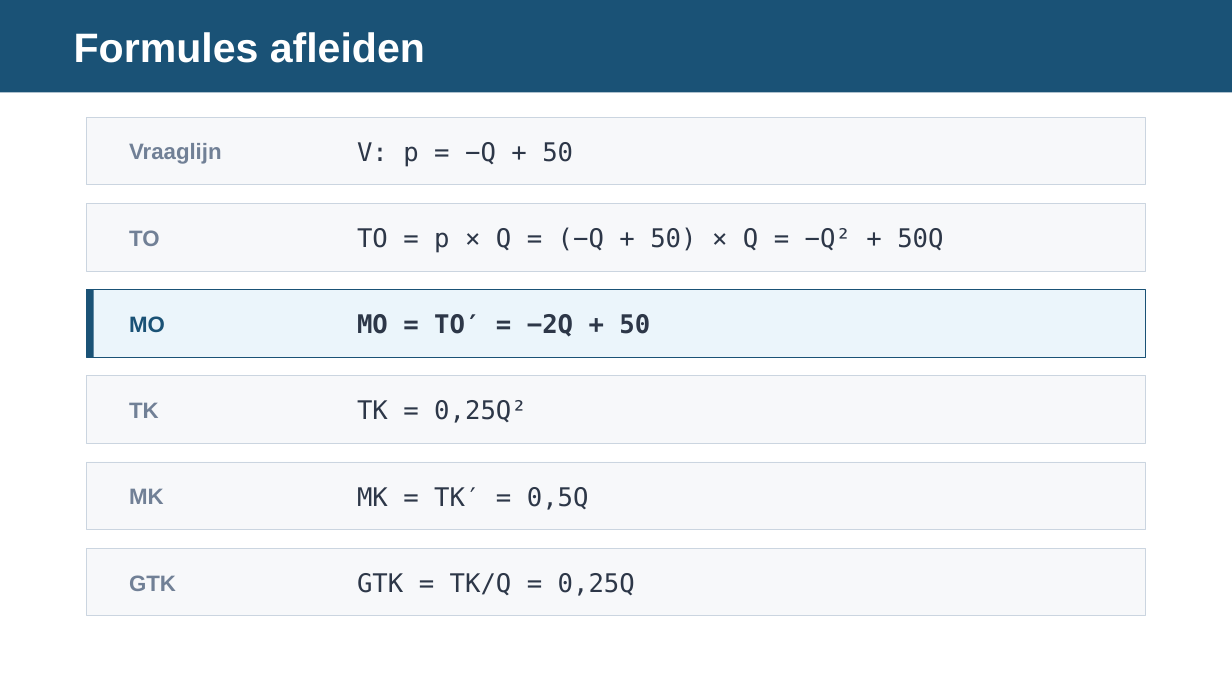
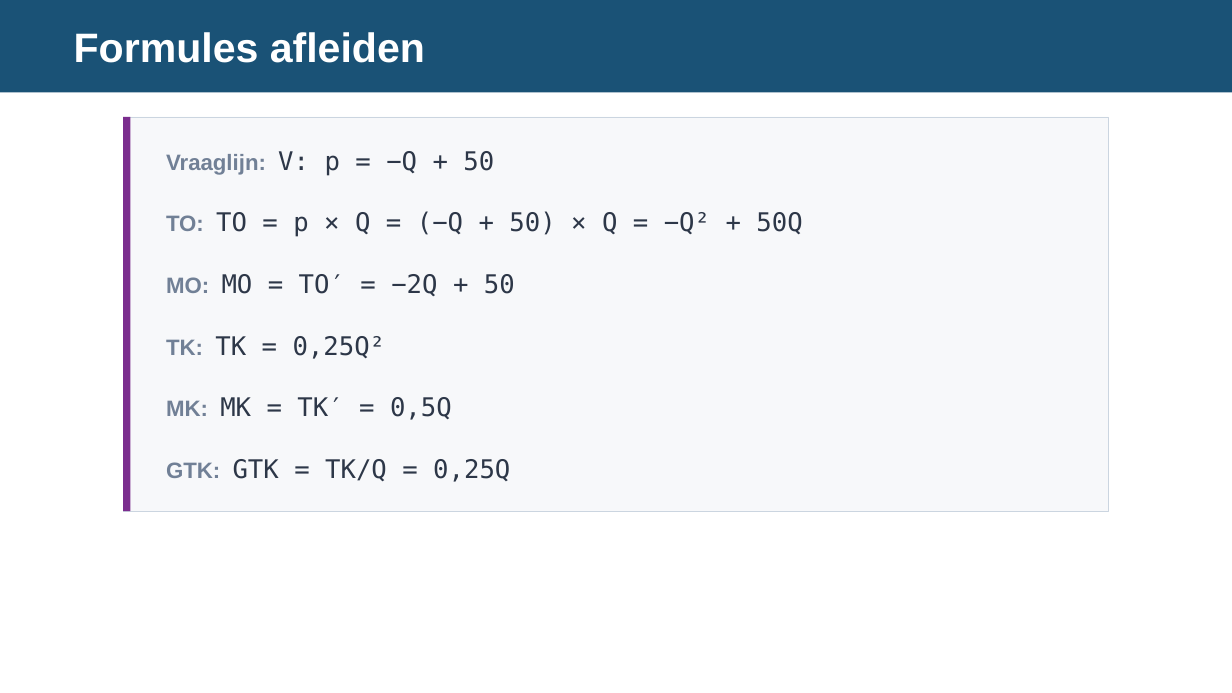
Before and after one commit to meijer1973/economie-vwo4-m3, a slide deck: slide 4 of 3.2 Hoofdstuk 2 - Marktvormen en hun marktevenwicht/3.2.3 Paragraaf 3 - Monopolie/2. Leren/3.2.3 Monopolie – presentatie.pptx. Drawn at 1232x693 pixels with LibreOffice and Linux fonts; fonts in the diff are those of the drawing. Boxes give left, top, right and bottom in pixels: in the first picture for what was removed or moved away, otherwise in the second. Text is boxed around its words. In the diff, an @@ line names an element or a change of style, - is before the commit and + after.

```diff
--- a/3.2 Hoofdstuk 2 - Marktvormen en hun marktevenwicht/3.2.3 Paragraaf 3 - Monopolie/2. Leren/3.2.3 Monopolie – presentatie.pptx
+++ b/3.2 Hoofdstuk 2 - Marktvormen en hun marktevenwicht/3.2.3 Paragraaf 3 - Monopolie/2. Leren/3.2.3 Monopolie – presentatie.pptx
@@ rectangle: place and size @@
-rectangle at box(86, 117, 1146, 185)
+rectangle at box(123, 117, 1109, 511)
@@ rectangle added at box(123, 117, 131, 511), fill #7B2D8E @@
@@ text removed at box(129, 143, 222, 164) @@
-Vraaglijn
@@ text at box(166, 151, 494, 176): text changed; size 15 to 13 pt; font DejaVu Sans Mono to Arial; text colour #2D3748 to #718096; bold on @@
-V: p = −Q + 50
+Vraaglijn: V: p = −Q + 50
@@ rectangle removed at box(86, 203, 1146, 271) @@
@@ text removed at box(129, 230, 159, 246) @@
-TO
@@ text at box(166, 211, 802, 237): text changed @@
-TO = p × Q = (−Q + 50) × Q = −Q² + 50Q
+TO: TO = p × Q = (−Q + 50) × Q = −Q² + 50Q
@@ rectangle removed at box(86, 290, 1146, 357) @@
@@ rectangle removed at box(86, 290, 94, 357) @@
@@ text at box(166, 274, 515, 296): text changed; bold off @@
-MO = TO′ = −2Q + 50
+MO: MO = TO′ = −2Q + 50
@@ text removed at box(129, 316, 165, 332) @@
-MO
@@ text at box(166, 336, 386, 359): text changed @@
-TK = 0,25Q²
+TK: TK = 0,25Q²
@@ rectangle removed at box(86, 376, 1146, 444) @@
@@ text removed at box(129, 402, 159, 418) @@
-TK
@@ text at box(166, 397, 452, 420): text changed @@
-MK = TK′ = 0,5Q
+MK: MK = TK′ = 0,5Q
@@ rectangle removed at box(86, 462, 1146, 530) @@
@@ text at box(166, 459, 510, 482): text changed @@
-GTK = TK/Q = 0,25Q
+GTK: GTK = TK/Q = 0,25Q
@@ text removed at box(129, 488, 164, 504) @@
-MK
@@ rectangle removed at box(86, 548, 1146, 616) @@
@@ text removed at box(129, 575, 176, 591) @@
-GTK
```
Also in this commit, not shown: 6 other slides changed, 2 slides added, 6 other files.
